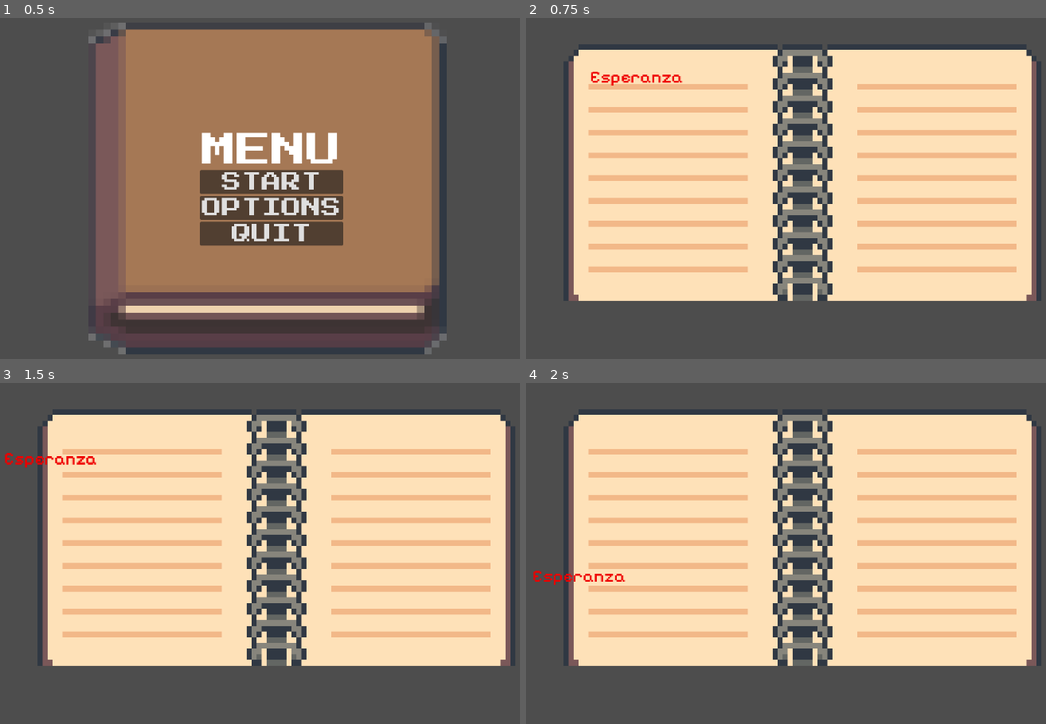
Above: before the commit, frames 1-4 (two rows, left to right).
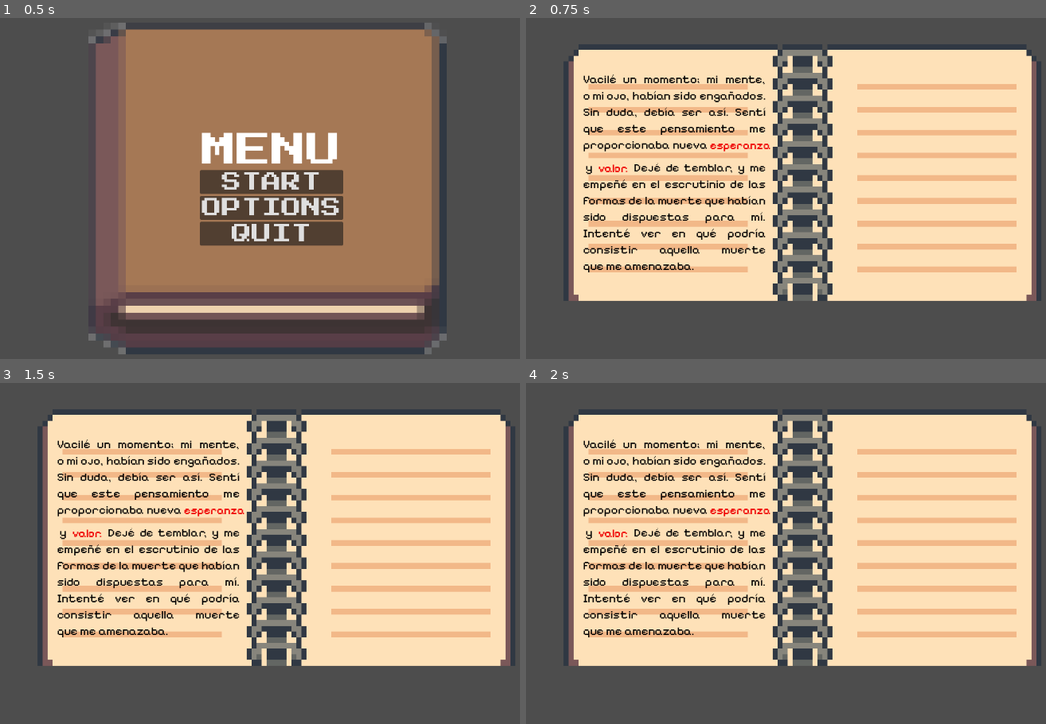
Above: after the commit, the same moments.

Repository: AlePatata/Puzlitas
Game: Godot game, scene res://main_menu.tscn
The game is run twice, just before and just after one commit, with the same random seed, the same clock (stepped at 60 frames per second) and the same inputs.
Inputs (mouse positions are in pixels of both pictures, inside the frame that each line leads up to):
- Up to frame 1 (0.5 s): no input
- Up to frame 2 (0.75 s): click "START" at 0.5 s
- Up to frame 3 (1.5 s): tap Enter at 1.25 s; move the mouse to (114, 444) at 1.27 s; click (114, 444) at 1.42 s
- Up to frame 4 (2 s): no input

Frame 1 is identical in both runs. In frame 2, 4.3% of the frame differs, in the area x 11-48%, y 15-75%; in frame 3, 4.3%, in the area x 0-48%, y 16-75%; in frame 4, 4.3%.

Commit message:
More text and two clickable words (error de hacerlo en main :()

Diff:
--- a/Proyecto Godot/scenes/diario.tscn
+++ b/Proyecto Godot/scenes/diario.tscn
@@ -1,19 +1,25 @@
-[gd_scene load_steps=9 format=3 uid="uid://beks5ba1d64ov"]
+[gd_scene load_steps=11 format=3 uid="uid://beks5ba1d64ov"]
 
 [ext_resource type="Texture2D" uid="uid://dip1kgp0mqm7u" path="res://assets/diario.png" id="1_j0ugt"]
+[ext_resource type="FontFile" uid="uid://dxvgvvaibbhev" path="res://assets/fonts/Pixelify_Sans/static/PixelifySans-Regular.ttf" id="2_7w42x"]
 [ext_resource type="Script" path="res://scenes/palabras.gd" id="2_ea2fk"]
 [ext_resource type="FontFile" uid="uid://8togpyok3edv" path="res://assets/fonts/Pixelify_Sans/static/PixelifySans-Medium.ttf" id="3_xnje1"]
 
 [sub_resource type="RectangleShape2D" id="RectangleShape2D_un3k4"]
 size = Vector2(973.949, 540.336)
 
+[sub_resource type="LabelSettings" id="LabelSettings_es6gg"]
+font = ExtResource("2_7w42x")
+font_size = 24
+font_color = Color(0, 0, 0, 1)
+
 [sub_resource type="LabelSettings" id="LabelSettings_tibx8"]
 font = ExtResource("3_xnje1")
-font_size = 23
+font_size = 15
 font_color = Color(0.937255, 0, 0, 1)
 
 [sub_resource type="RectangleShape2D" id="RectangleShape2D_rh27a"]
-size = Vector2(128, 26)
+size = Vector2(90.6667, 16.3333)
 
 [sub_resource type="Animation" id="Animation_e1vom"]
 resource_name = "Move"
@@ -27,7 +33,7 @@
 "times": PackedFloat32Array(0, 1),
 "transitions": PackedFloat32Array(1, 1),
 "update": 0,
-"values": [Vector2(111, 112), Vector2(121, 585)]
+"values": [Vector2(249, 294), Vector2(88, 600)]
 }
 
 [sub_resource type="AnimationLibrary" id="AnimationLibrary_c0cub"]
@@ -50,26 +56,79 @@
 position = Vector2(640, 360)
 shape = SubResource("RectangleShape2D_un3k4")
 
-[node name="Area2D" type="Area2D" parent="."]
-position = Vector2(232, 102)
+[node name="texto1" type="Label" parent="."]
+offset_left = 209.0
+offset_top = 113.0
+offset_right = 576.0
+offset_bottom = 270.0
+text = "Vacilé un momento; mi mente,
+o mi ojo, habían sido engañados.
+Sin duda, debía ser así. Sentí
+que este pensamiento me
+proporcionaba nueva "
+label_settings = SubResource("LabelSettings_es6gg")
+horizontal_alignment = 3
+vertical_alignment = 3
+
+[node name="texto2" type="Label" parent="."]
+offset_left = 209.0
+offset_top = 291.0
+offset_right = 576.0
+offset_bottom = 453.0
+text = " y         Dejé de temblar, y me
+empeñé en el escrutinio de las
+formas de la muerte que habían
+sido dispuestas para mí.
+Intenté ver en qué podría
+consistir aquella muerte
+que me amenazaba. "
+label_settings = SubResource("LabelSettings_es6gg")
+horizontal_alignment = 3
+
+[node name="esperanza" type="Area2D" parent="."]
+position = Vector2(473, 248)
 scale = Vector2(1.5, 1.5)
 script = ExtResource("2_ea2fk")
-metadata/_edit_group_ = true
 
-[node name="Label" type="Label" parent="Area2D"]
+[node name="label" type="Label" parent="esperanza"]
 offset_left = -6.0
 offset_right = 97.0
 offset_bottom = 32.0
-text = "Esperanza"
+text = "esperanza"
 label_settings = SubResource("LabelSettings_tibx8")
 
-[node name="CollisionShape2D" type="CollisionShape2D" parent="Area2D"]
+[node name="CollisionShape2D" type="CollisionShape2D" parent="esperanza"]
 use_parent_material = true
-position = Vector2(60, 16)
+position = Vector2(38.3333, 11.1667)
 shape = SubResource("RectangleShape2D_rh27a")
 
-[node name="AnimationPlayer" type="AnimationPlayer" parent="Area2D"]
+[node name="AnimationPlayer" type="AnimationPlayer" parent="esperanza"]
 root_node = NodePath("../CollisionShape2D")
 libraries = {
 "": SubResource("AnimationLibrary_c0cub")
 }
+
+[node name="valor" type="Area2D" parent="."]
+position = Vector2(249, 294)
+scale = Vector2(1.5, 1.5)
+script = ExtResource("2_ea2fk")
+
+[node name="label" type="Label" parent="valor"]
+offset_left = -6.0
+offset_right = 97.0
+offset_bottom = 32.0
+text = "valor."
+label_settings = SubResource("LabelSettings_tibx8")
+
+[node name="CollisionShape2D" type="CollisionShape2D" parent="valor"]
+use_parent_material = true
+position = Vector2(15, 11.167)
+scale = Vector2(0.5, 1)
+shape = SubResource("RectangleShape2D_rh27a")
+metadata/_edit_group_ = true
+
+[node name="AnimationPlayer" type="AnimationPlayer" parent="valor"]
+root_node = NodePath("../CollisionShape2D")
+libraries = {
+"": SubResource("AnimationLibrary_c0cub")
+}
